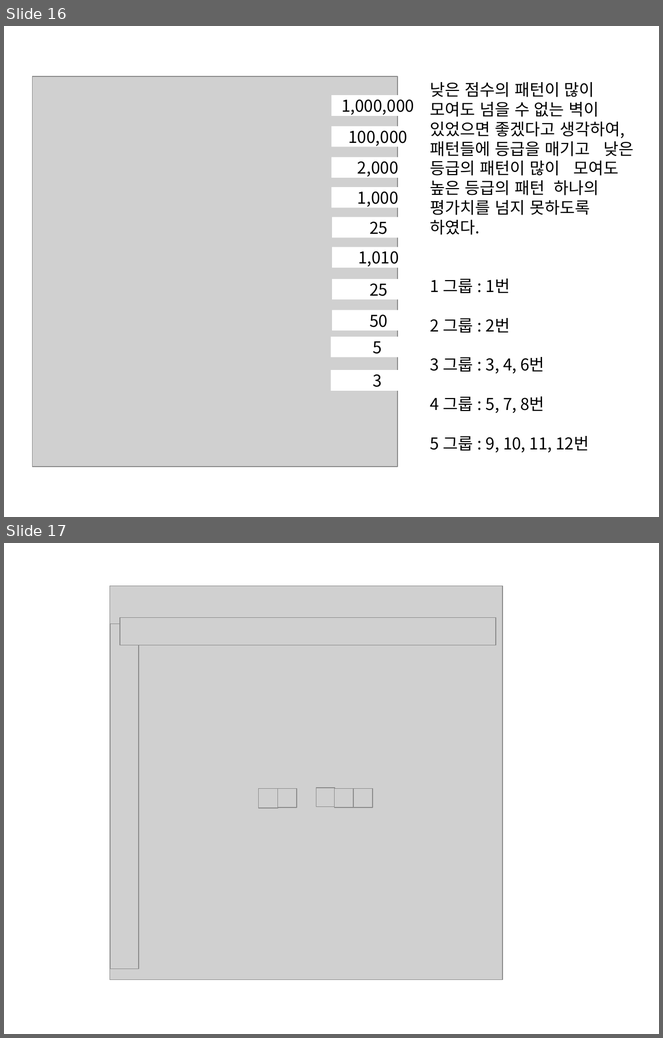
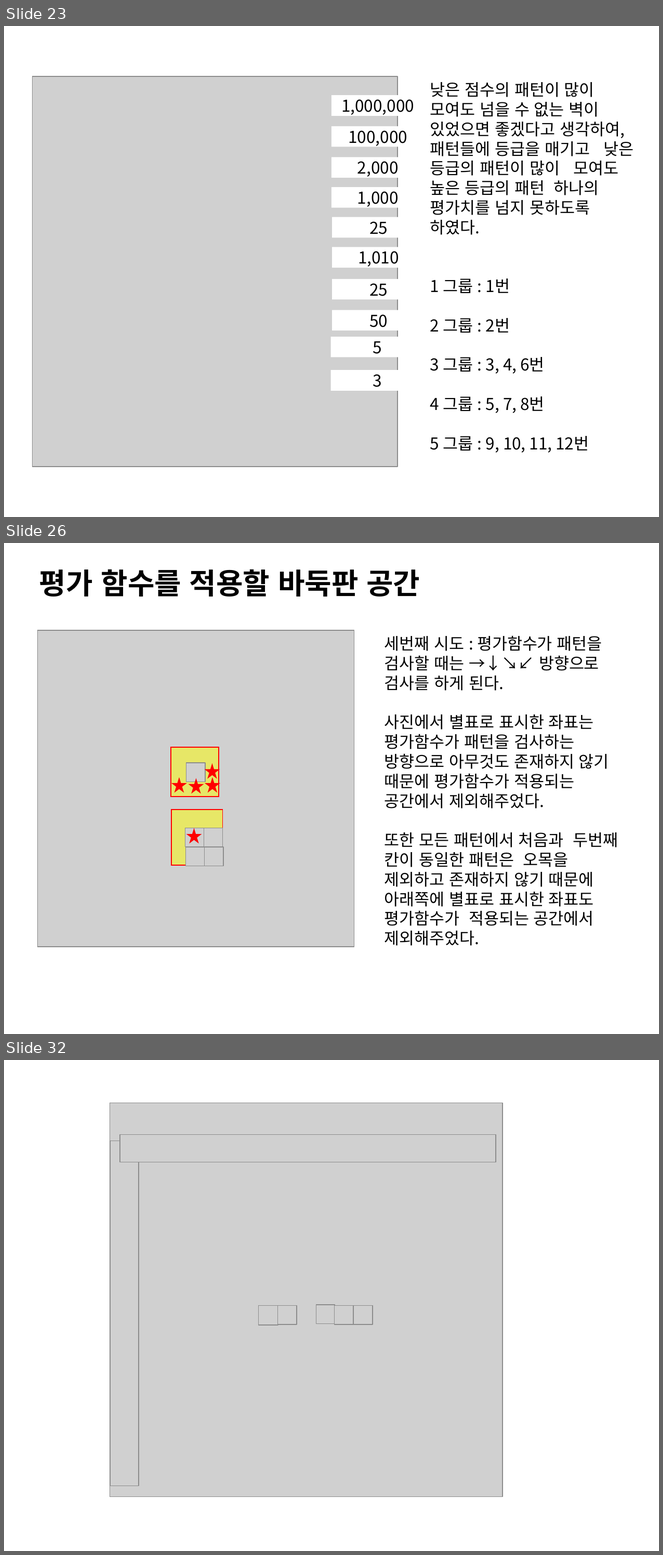
Before and after one commit to ChanJun-Park/AI_Gomoku, a slide deck: 최종보고서.pptx. Shown one above the other, each under a label of ours: slides 16 and 17 before the commit, slides 23, 26 and 32 after it; the slides between them are not shown. The pictures are 663x1038 and 663x1555 pixels, drawn with LibreOffice and Linux fonts; fonts in the diff are those of the drawing; grey boxes stand for pictures. Boxes give left, top, right and bottom in pixels: in the first picture for what was removed or moved away, otherwise in the second. Text is boxed around its words. In the diff, an @@ line names an element or a change of style, - is before the commit and + after.

```diff
--- a/최종보고서.pptx
+++ b/최종보고서.pptx
@@ slide 26 added at (4,543,659,1034), background #FFFFFF @@
@@ text added at (39,569,420,597), 32 pt, text #000000, bold @@
+평가 함수를 적용할 바둑판 공간
@@ picture added at (37,630,354,947) @@
@@ text added at (385,636,619,946), 18 pt, text #000000 @@
+세번째 시도 : 평가함수가 패턴을 검사할 때는 →↓↘↙ 방향으로 검사를 하게 된다.
+사진에서 별표로 표시한 좌표는 평가함수가 패턴을 검사하는 방향으로 아무것도 존재하지 않기 때문에 평가함수가 적용되는 공간에서 제외해주었다.
+또한 모든 패턴에서 처음과 두번째 칸이 동일한 패턴은 오목을 제외하고 존재하지 않기 때문에 아래쪽에 별표로 표시한 좌표도 평가함수가 적용되는 공간에서 제외해주었다.
@@ rectangle added at (171,747,219,797), fill #FFFF00 at 50% opacity, outline #FF0000 1 pt @@
@@ picture added at (186,763,205,782) @@
@@ star added at (205,764,220,780), fill #FF0000 @@
@@ star added at (172,778,188,793), fill #FF0000 @@
@@ star added at (188,778,204,794), fill #FF0000 @@
@@ star added at (205,778,220,793), fill #FF0000 @@
@@ rectangle added at (172,810,223,865), fill #FFFF00 at 50% opacity, outline #FF0000 1 pt @@
@@ picture added at (185,828,205,847) @@
@@ star added at (186,828,202,844), fill #FF0000 @@
@@ picture added at (204,828,223,847) @@
@@ picture added at (185,847,205,866) @@
@@ picture added at (205,847,223,866) @@
@@ what was slide 16 is now slide 23 @@
@@ what was slide 17 is now slide 32 @@
```
Also in this commit, not shown: 6 slides changed, 14 other slides added, 2 other files.
